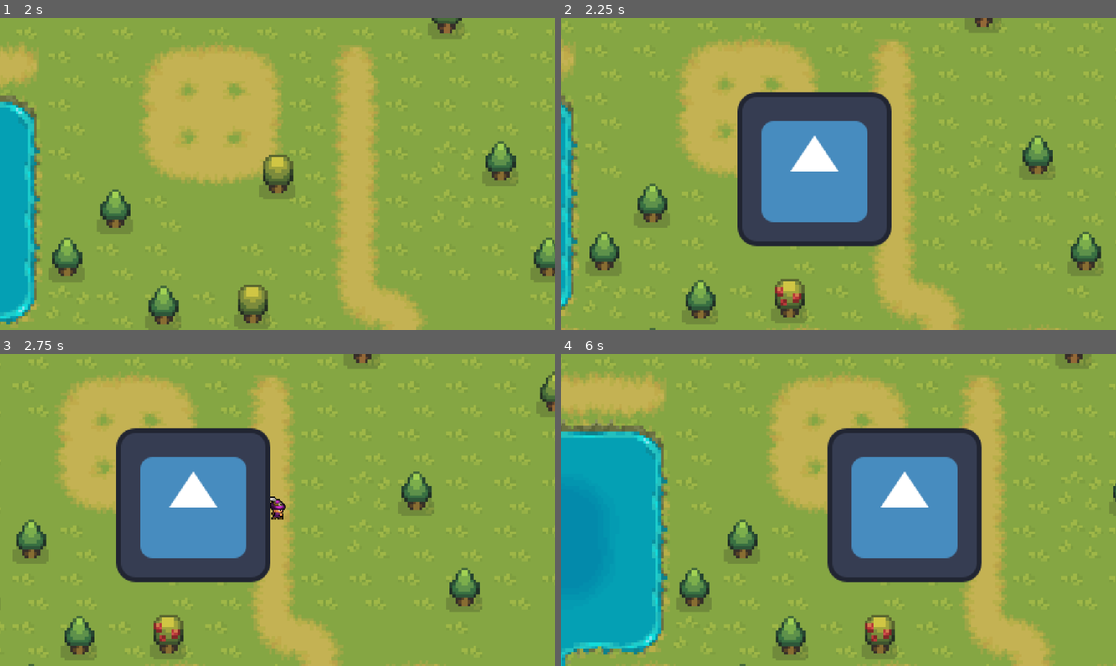
Above: before the commit, frames 1-4 (two rows, left to right).
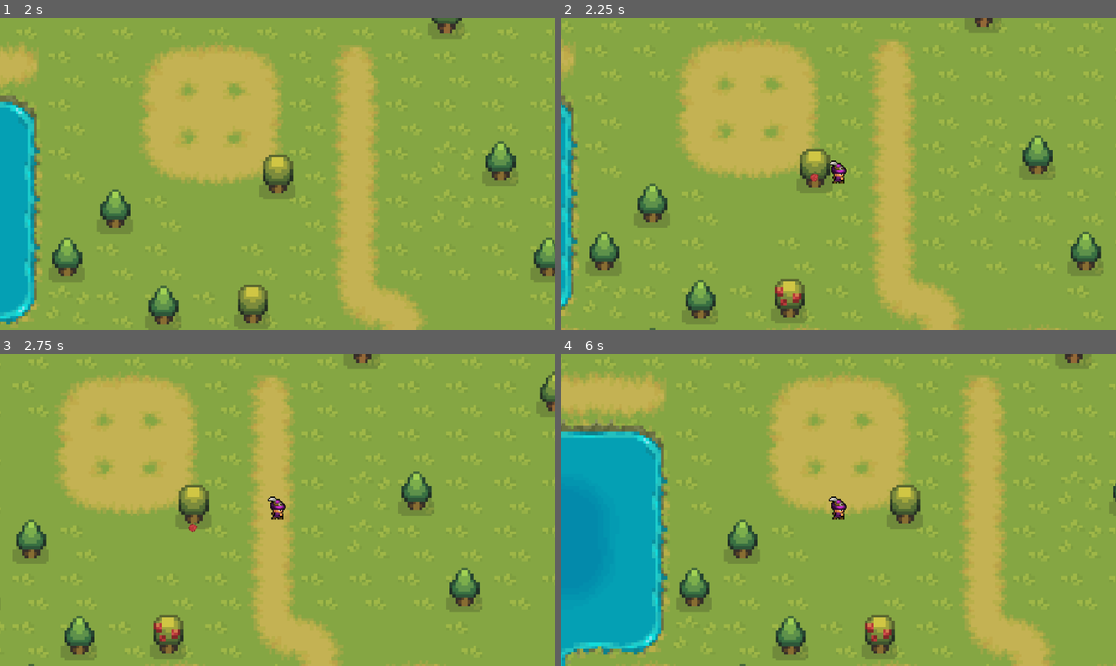
Above: after the commit, the same moments.

Repository: fcc-cs/a7-2d-survival-game-aghas004
Game: Godot game, scene res://scenes/world.tscn
Same seed, same stepped clock (60 frames per second), same inputs: the game is played once before the commit and once after it. The engine's default icon, where the game draws it, is replaced by a stand-in: a white triangle on a blue panel in a dark square.
Inputs:
- Up to frame 1 (2 s): tap Enter at 0.5 s; hold D (right) 0.53-1.28 s; tap E (e) at 0.6, 1.35 s; hold S (down) from 1.28 s (still down)
- Up to frame 2 (2.25 s): release S (down) at 2.03 s; hold D (right) from 2.03 s (still down); tap E (e) at 2.1 s
- Up to frame 3 (2.75 s): keep holding D (right)
- Up to frame 4 (6 s): release D (right) at 2.78 s; hold W (up) 2.78-3.53 s; tap E (e) every 0.75 s from 2.85 to 5.85 s; hold A (left) 3.53-5.03 s; hold S (down) 5.03-5.78 s; hold D (right) from 5.78 s (still down)

Frame 1 is identical in both runs. In frame 2, 14% of the frame differs, in the area x 31-60%, y 23-74%; in frame 3, 14%; in frame 4, 14%, in the area x 47-76%, y 23-74%.

Commit message:
video#3 apple trees created and complete apple animation

Diff:
--- a/survivalgame-platformer/scenes/apple_collectable.tscn
+++ b/survivalgame-platformer/scenes/apple_collectable.tscn
@@ -1,8 +1,153 @@
-[gd_scene load_steps=2 format=3 uid="uid://b3b5oly2disua"]
+[gd_scene load_steps=8 format=3 uid="uid://b3b5oly2disua"]
 
-[ext_resource type="Texture2D" uid="uid://cxuvbw8i51ah7" path="res://icon.svg" id="1_3xdgk"]
+[ext_resource type="Script" path="res://scripts/apple_collectable.gd" id="1_31pvj"]
+[ext_resource type="Texture2D" uid="uid://bhk0744cg1e3s" path="res://art/apple-icon.png" id="2_j7kjy"]
+
+[sub_resource type="SpriteFrames" id="SpriteFrames_6qlbg"]
+animations = [{
+"frames": [{
+"duration": 1.0,
+"texture": ExtResource("2_j7kjy")
+}],
+"loop": true,
+"name": &"apple",
+"speed": 0.0
+}]
+
+[sub_resource type="Animation" id="Animation_ftqbh"]
+resource_name = "fallingfromtree"
+length = 0.3
+tracks/0/type = "value"
+tracks/0/imported = false
+tracks/0/enabled = true
+tracks/0/path = NodePath("AnimatedSprite2D:position")
+tracks/0/interp = 1
+tracks/0/loop_wrap = true
+tracks/0/keys = {
+"times": PackedFloat32Array(0, 0.3),
+"transitions": PackedFloat32Array(1, 1),
+"update": 0,
+"values": [Vector2(0, 0), Vector2(0, 18)]
+}
+tracks/1/type = "value"
+tracks/1/imported = false
+tracks/1/enabled = true
+tracks/1/path = NodePath("AnimatedSprite2D:rotation")
+tracks/1/interp = 1
+tracks/1/loop_wrap = true
+tracks/1/keys = {
+"times": PackedFloat32Array(0, 0.3),
+"transitions": PackedFloat32Array(1, 1),
+"update": 0,
+"values": [0.0, 0.523599]
+}
+tracks/2/type = "value"
+tracks/2/imported = false
+tracks/2/enabled = true
+tracks/2/path = NodePath("AnimatedSprite2D:self_modulate")
+tracks/2/interp = 1
+tracks/2/loop_wrap = true
+tracks/2/keys = {
+"times": PackedFloat32Array(0),
+"transitions": PackedFloat32Array(1),
+"update": 0,
+"values": [Color(1, 1, 1, 1)]
+}
+
+[sub_resource type="Animation" id="Animation_srwj8"]
+length = 0.001
+tracks/0/type = "value"
+tracks/0/imported = false
+tracks/0/enabled = true
+tracks/0/path = NodePath("AnimatedSprite2D:position")
+tracks/0/interp = 1
+tracks/0/loop_wrap = true
+tracks/0/keys = {
+"times": PackedFloat32Array(0),
+"transitions": PackedFloat32Array(1),
+"update": 0,
+"values": [Vector2(0, 0)]
+}
+tracks/1/type = "value"
+tracks/1/imported = false
+tracks/1/enabled = true
+tracks/1/path = NodePath("AnimatedSprite2D:rotation")
+tracks/1/interp = 1
+tracks/1/loop_wrap = true
+tracks/1/keys = {
+"times": PackedFloat32Array(0),
+"transitions": PackedFloat32Array(1),
+"update": 0,
+"values": [0.0]
+}
+tracks/2/type = "value"
+tracks/2/imported = false
+tracks/2/enabled = true
+tracks/2/path = NodePath("AnimatedSprite2D:self_modulate")
+tracks/2/interp = 1
+tracks/2/loop_wrap = true
+tracks/2/keys = {
+"times": PackedFloat32Array(0),
+"transitions": PackedFloat32Array(1),
+"update": 0,
+"values": [Color(1, 1, 1, 1)]
+}
+
+[sub_resource type="Animation" id="Animation_ca8ay"]
+resource_name = "fade"
+length = 0.3
+tracks/0/type = "value"
+tracks/0/imported = false
+tracks/0/enabled = true
+tracks/0/path = NodePath("AnimatedSprite2D:position")
+tracks/0/interp = 1
+tracks/0/loop_wrap = true
+tracks/0/keys = {
+"times": PackedFloat32Array(0),
+"transitions": PackedFloat32Array(1),
+"update": 0,
+"values": [Vector2(0, 18)]
+}
+tracks/1/type = "value"
+tracks/1/imported = false
+tracks/1/enabled = true
+tracks/1/path = NodePath("AnimatedSprite2D:rotation")
+tracks/1/interp = 1
+tracks/1/loop_wrap = true
+tracks/1/keys = {
+"times": PackedFloat32Array(0),
+"transitions": PackedFloat32Array(1),
+"update": 0,
+"values": [0.523599]
+}
+tracks/2/type = "value"
+tracks/2/imported = false
+tracks/2/enabled = true
+tracks/2/path = NodePath("AnimatedSprite2D:self_modulate")
+tracks/2/interp = 1
+tracks/2/loop_wrap = true
+tracks/2/keys = {
+"times": PackedFloat32Array(-0.0666667, 0.266667),
+"transitions": PackedFloat32Array(1, 1),
+"update": 0,
+"values": [Color(1, 1, 1, 1), Color(1, 1, 1, 0)]
+}
+
+[sub_resource type="AnimationLibrary" id="AnimationLibrary_jiu3m"]
+_data = {
+"RESET": SubResource("Animation_srwj8"),
+"fade": SubResource("Animation_ca8ay"),
+"fallingfromtree": SubResource("Animation_ftqbh")
+}
 
 [node name="apple_collectable" type="StaticBody2D"]
+script = ExtResource("1_31pvj")
 
-[node name="Sprite2D" type="Sprite2D" parent="."]
-texture = ExtResource("1_3xdgk")
+[node name="AnimatedSprite2D" type="AnimatedSprite2D" parent="."]
+sprite_frames = SubResource("SpriteFrames_6qlbg")
+animation = &"apple"
+
+[node name="AnimationPlayer" type="AnimationPlayer" parent="."]
+libraries = {
+"": SubResource("AnimationLibrary_jiu3m")
+}
--- /dev/null
+++ b/survivalgame-platformer/scripts/apple_collectable.gd
@@ -0,0 +1,14 @@
+extends StaticBody2D
+
+
+# Called when the node enters the scene tree for the first time.
+func _ready() -> void:
+	fallfromtree()
+
+func fallfromtree():
+	$AnimationPlayer.play("fallingfromtree")
+	await get_tree().create_timer(1.5).timeout
+	$AnimationPlayer.play("fade")
+	print("+1apples")
+	await get_tree().create_timer(0.3).timeout
+	queue_free()
Binary file added: survivalgame-platformer/art/apple-icon.png
Not shown, added: survivalgame-platformer/art/apple-icon.png.import
